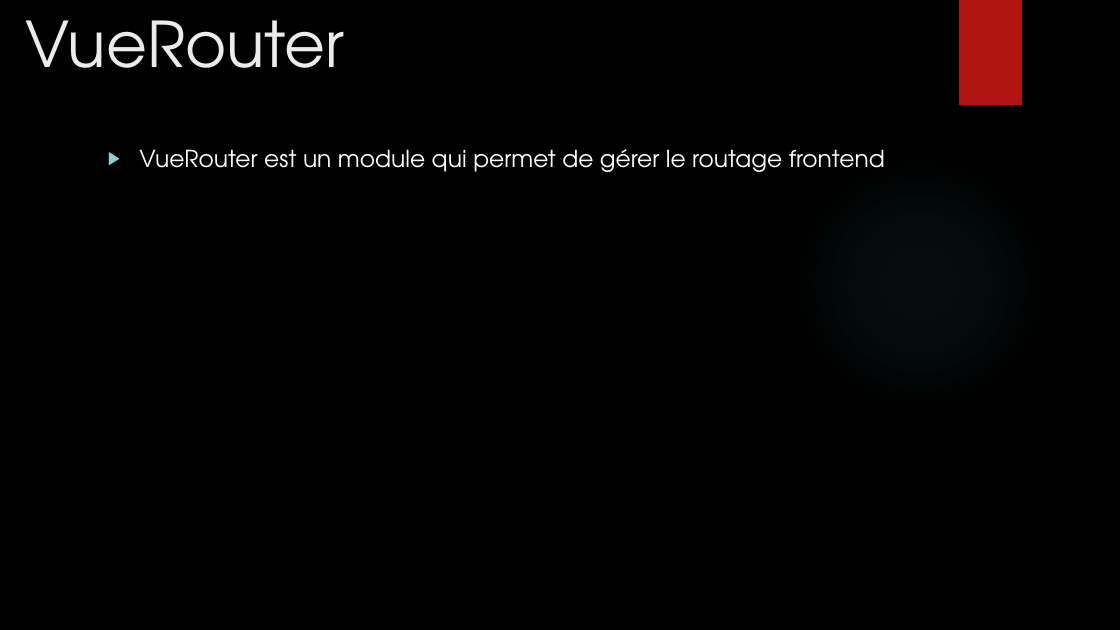
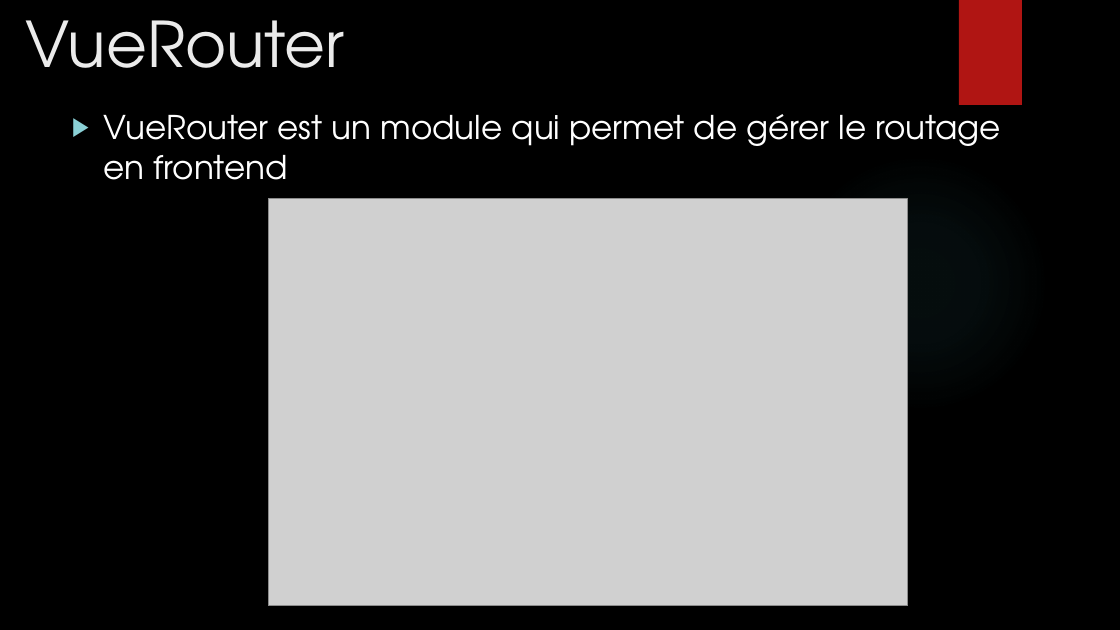
Before and after one commit to mbonjour/Shoot4Stats, a slide deck: slide 7 of Documentation/Défense/Shoot4stats.pptx (slide 8 before the commit). Drawn at 1120x630 pixels with LibreOffice and Linux fonts; fonts in the diff are those of the drawing; grey boxes stand for pictures; background and template pictures are left out. Boxes give left, top, right and bottom in pixels: in the first picture for what was removed or moved away, otherwise in the second. Text is boxed around its words. In the diff, an @@ line names an element or a change of style, - is before the commit and + after.

```diff
--- a/Documentation/Défense/Shoot4stats.pptx
+++ b/Documentation/Défense/Shoot4stats.pptx
@@ text at box(104, 114, 1001, 180): text changed; size 20 to 28 pt @@
-▶ VueRouter est un module qui permet de gérer le routage frontend
+▶ VueRouter est un module qui permet de gérer le routage en frontend
@@ picture added at box(268, 198, 907, 606) @@
```
Also in this commit, not shown: 16 other slides changed, 4 slides added, 2 slides removed, 1 other file.
